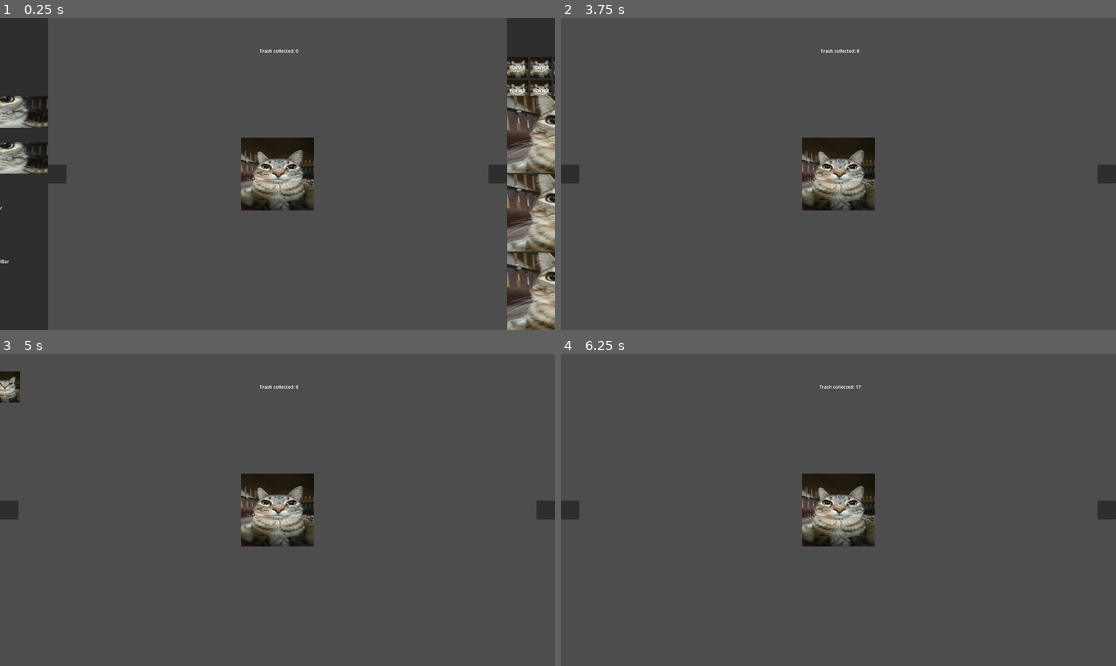
Above: before the commit, frames 1-4 (two rows, left to right).
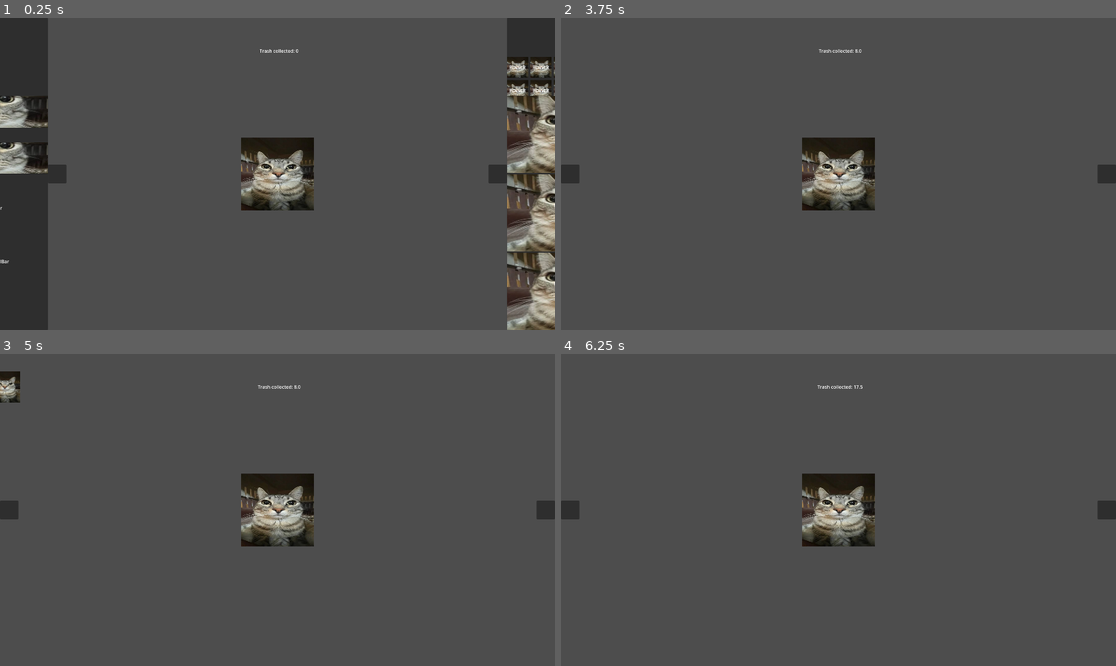
Above: after the commit, the same moments.

Repository: YamagaShiny-sudo/TrashClicker
Game: Godot game, scene res://scenes/game.tscn
The game is run twice, just before and just after one commit, with the same random seed, the same clock (stepped at 60 frames per second) and the same inputs. The engine's default icon, where the game draws it, is replaced by a stand-in: a white triangle on a blue panel in a dark square. Sound files missing from this copy of the repository are replaced by a short silence.
Inputs (mouse positions are in pixels of both pictures, inside the frame that each line leads up to):
- Up to frame 1 (0.25 s): no input
- Up to frame 2 (3.75 s): click (838, 174) at 0.5 s; click (838, 174) at 1.25 s; click (838, 174) at 2 s; click (599, 105) at 3.5 s
- Up to frame 3 (5 s): tap Enter at 4.25 s
- Up to frame 4 (6.25 s): click (566, 388) at 5 s; tap Space at 5.75 s

The runs differ from the first frame. In frame 1, less than 0.1% of the frame differs, in the area x 99-100%, y 59-86%; in frame 2, less than 0.1%, in the area x 46-55%, y 10-12%; in frame 3, less than 0.1%; in frame 4, less than 0.1%.

Commit message:
Building scalable cost and output + Score
-Building have now scalable output and cost
-Score is now a float
-Format is now for all number

Diff:
--- a/trashclicker/scenes/HUD.tscn
+++ b/trashclicker/scenes/HUD.tscn
@@ -6,7 +6,7 @@
 [ext_resource type="Texture2D" uid="uid://djde8nkg1chdm" path="res://assets/cat.webp" id="2_mwyjx"]
 [ext_resource type="Texture2D" uid="uid://e08age7cjjnp" path="res://icon.svg" id="3_bm2gq"]
 [ext_resource type="Script" uid="uid://daapakk0tv4q3" path="res://scripts/one_time_buyable.gd" id="4_047uy"]
-[ext_resource type="Script" uid="uid://ktya60q3px01" path="res://scenes/building.gd" id="7_k4w17"]
+[ext_resource type="Script" uid="uid://ktya60q3px01" path="res://scripts/building.gd" id="7_k4w17"]
 
 [sub_resource type="Animation" id="Animation_q1nc5"]
 length = 0.001
@@ -719,6 +719,8 @@
 size_flags_horizontal = 3
 size_flags_vertical = 3
 script = ExtResource("7_k4w17")
+build_cost = 10.0
+build_output = 0.5
 build_label = NodePath("BuildLabel1")
 build_name = "Building 1"
 build_button = NodePath("BuildUpgradeButton1")
@@ -745,8 +747,8 @@
 size_flags_horizontal = 3
 size_flags_vertical = 3
 script = ExtResource("7_k4w17")
-build_cost = 4
-build_output = 2
+build_cost = 1000.0
+build_output = 100.0
 build_label = NodePath("BuildLabel2")
 build_name = "Building 2"
 build_button = NodePath("BuildUpgradeButton2")
--- a/trashclicker/scenes/building.gd
+++ /dev/null
@@ -1,29 +0,0 @@
-extends PanelContainer
-
-
-@export var build_cost : int = 2
-@export var build_output : int = 1
-@export var build_label: Label
-@export var build_name : String = "Building"
-@export var build_button : TextureButton
-
-@onready var build_timer : Timer = %BuildTimer
-var total_output : int = 0
-
-func _ready() -> void:
-	build_button.pressed.connect(_on_build_upgrade_button_pressed)
-	build_timer.timeout.connect(_on_build_timer_timeout)
-	build_label.text = build_name + "\nCost: " + str(build_cost) + "\nOutput: " + str(build_output)
-
-
-@onready var hud: Node = $"../../../../.."
-func _on_build_upgrade_button_pressed() -> void:
-	if hud.trash_score >= build_cost:
-		hud.subScore(build_cost)
-		total_output += build_output
-		build_cost += 1
-		build_label.text = build_name + "\nCost: " + str(build_cost) + "\nOutput: " + str(total_output)
-
-#Building adding score
-func _on_build_timer_timeout() -> void:
-	hud.addScore(total_output)
--- /dev/null
+++ b/trashclicker/scripts/building.gd
@@ -0,0 +1,36 @@
+extends PanelContainer
+
+
+@export var build_cost : float = 2
+@export var build_output : float = 1
+@export var build_label: Label
+@export var build_name : String = "Building"
+@export var build_button : TextureButton
+
+@onready var build_timer : Timer = %BuildTimer
+var total_output : float = 0
+var total_cost : float = build_cost
+var mult_cost : float = 1.1
+var level : int = 0
+
+func _ready() -> void:
+	build_button.pressed.connect(_on_build_upgrade_button_pressed)
+	build_timer.timeout.connect(_on_build_timer_timeout)
+	build_label.text = build_name + " | Lvl: " + str(level) + "\nCost: " + format_build(build_cost) + "\nOutput: " + format_build(build_output)
+
+
+@onready var hud: Node = $"../../../../.."
+func _on_build_upgrade_button_pressed() -> void:
+	if hud.trash_score >= total_cost:
+		hud.subScore(total_cost)
+		level += 1
+		total_output = build_output * level
+		total_cost = build_cost * (mult_cost ** level)
+		build_label.text = build_name + " | Lvl: " + str(level) + "\nCost: " + format_build(total_cost) + "\nOutput: " + format_build(total_output)
+
+#Building adding score
+func _on_build_timer_timeout() -> void:
+	hud.addScore(total_output)
+
+func format_build(number : float) -> String:
+	return hud.format(number)
--- a/trashclicker/scripts/main.gd
+++ b/trashclicker/scripts/main.gd
@@ -2,7 +2,7 @@
 
 @onready var score_label: Label = $ScoreLabel
 
-var trash_score = 0
+var trash_score : float = 0
 
 
 
@@ -14,7 +14,7 @@
 
 #Updating the label
 func update_text() -> void:
-	format_score(trash_score)
+	score_label.text = "Trash collected: " + format(trash_score)
 	power_label.text = "Power \nCost: " + str(power_cost) + "\nOutput: " + str(output)
 
 var output = 1
@@ -31,21 +31,25 @@
 
 
 
-#Make the score 1000 to 1k and etc
-func format_score(score : int) -> void:
-	var lenght_score = len(str(score))
-	if lenght_score < 4:
-		score_label.text = "Trash collected: " + str(score)
-	elif lenght_score < 7:
-		score_label.text = "Trash collected: " + str("%.2f" % (float(score)/10**3), "K")
-	elif lenght_score < 10:
-		score_label.text = "Trash collected: " + str("%.2f" % (float(score)/10**6), "M")
-	elif lenght_score < 13:
-		score_label.text = "Trash collected: " + str("%.2f" % (float(score)/10**9), "B")
-	elif lenght_score < 16:
-		score_label.text = "Trash collected: " + str("%.2f" % (float(score)/10**12), "T")
-	elif lenght_score < 19:
-		score_label.text = "Trash collected: " + str("%.2f" % (float(score)/10**15), "Quad")
+#Make the any number 1000 to 1k and etc
+func format(number : float) -> String:
+	var lenght_number = len(str(int(number)))
+	if lenght_number < 4:
+		if str(number)[-1] == "0":
+			return str(int(number))
+		else:
+			return str("%.1f" % number)
+	elif lenght_number < 7:
+		return str("%.2f" % (number/10**3), "K")
+	elif lenght_number < 10:
+		return str("%.2f" % (number/10**6), "M")
+	elif lenght_number < 13:
+		return str("%.2f" % (number/10**9), "B")
+	elif lenght_number < 16:
+		return str("%.2f" % (float(number)/10**12), "T")
+	elif lenght_number < 19:
+		return str("%.2f" % (float(number)/10**15), "Quad")
+	return str(number)
 
 
 
@@ -79,10 +83,10 @@
 
 
 #Adding to the score
-func addScore(amount:int) -> void:
+func addScore(amount:float) -> void:
 	trash_score += amount
 	update_text()
 #Substracting from the score
-func subScore(amount:int) -> void:
+func subScore(amount:float) -> void:
 	trash_score -= amount
 	update_text()
--- a/trashclicker/scripts/one_time_buyable.gd
+++ b/trashclicker/scripts/one_time_buyable.gd
@@ -4,9 +4,9 @@
 
 @onready var power_upgrade_button: PanelContainer = $VBoxContainer/HBoxContainer/Power
 var up_cost = 10
-func _on_button_pressed() -> void:
-	if hud.trash_score >= up_cost:
-		hud.trash_score -= up_cost
-		hud.build_output_1 += 10
-		power_upgrade_button.hide()
-		hud.update_text()
+#func _on_button_pressed() -> void:
+#	if hud.trash_score >= up_cost:
+#		hud.trash_score -= up_cost
+#		hud.build_output_1 += 10
+#		power_upgrade_button.hide()
+#		hud.update_text()
Renamed: trashclicker/scenes/building.gd.uid -> trashclicker/scripts/building.gd.uid
